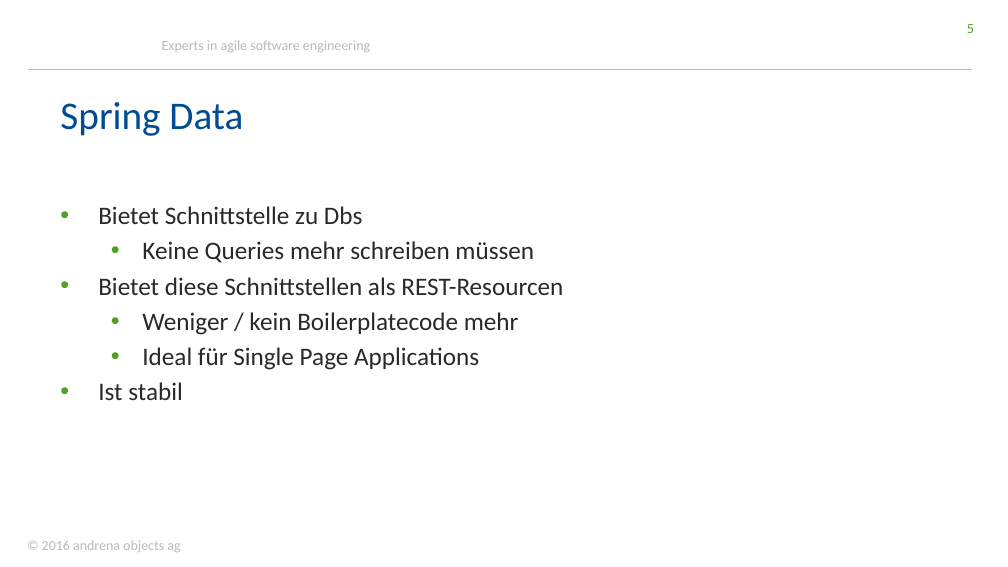
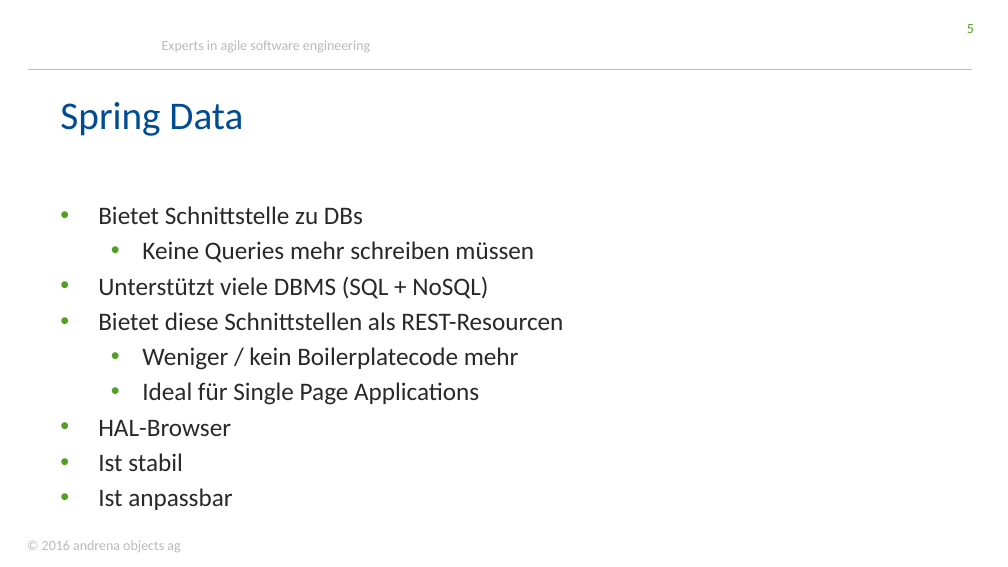
Before and after one commit to stklqt/oop-springboot-springdata-server, a slide deck: slide 5 of springBootDataWorkshop.pptx. Drawn at 1008x567 pixels with LibreOffice and Linux fonts; fonts in the diff are those of the drawing; background and template pictures are left out. Boxes give left, top, right and bottom in pixels: in the first picture for what was removed or moved away, otherwise in the second. Text is boxed around its words. In the diff, an @@ line names an element or a change of style, - is before the commit and + after.

Commit message:
folien

```diff
--- a/springBootDataWorkshop.pptx
+++ b/springBootDataWorkshop.pptx
@@ text at [98, 206, 363, 224]: text changed @@
-• Bietet Schnittstelle zu Dbs
+• Bietet Schnittstelle zu DBs
@@ text at [98, 277, 488, 299]: paragraph added @@
+• Unterstützt viele DBMS (SQL + NoSQL)
@@ text at [98, 420, 231, 436]: paragraph added @@
+• HAL-Browser
@@ text at [98, 488, 232, 510]: paragraph added @@
+• Ist anpassbar
```
Also in this commit, not shown: 2 other slides changed.
